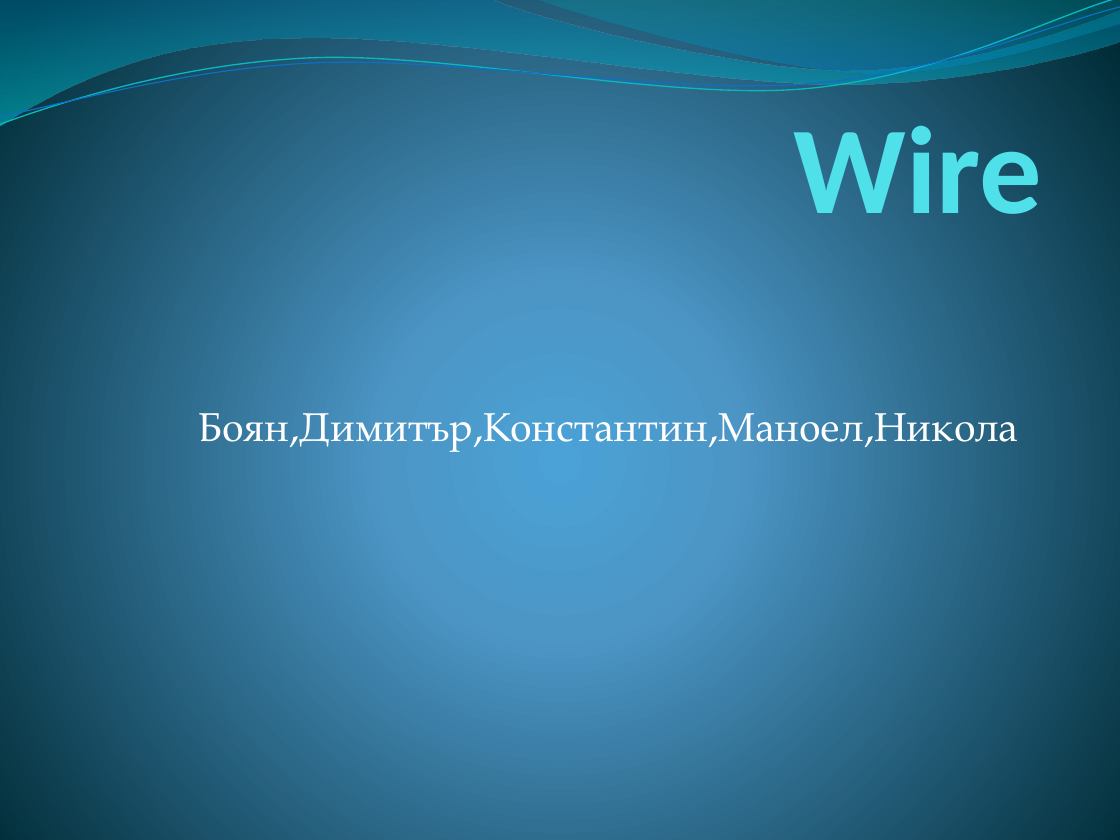
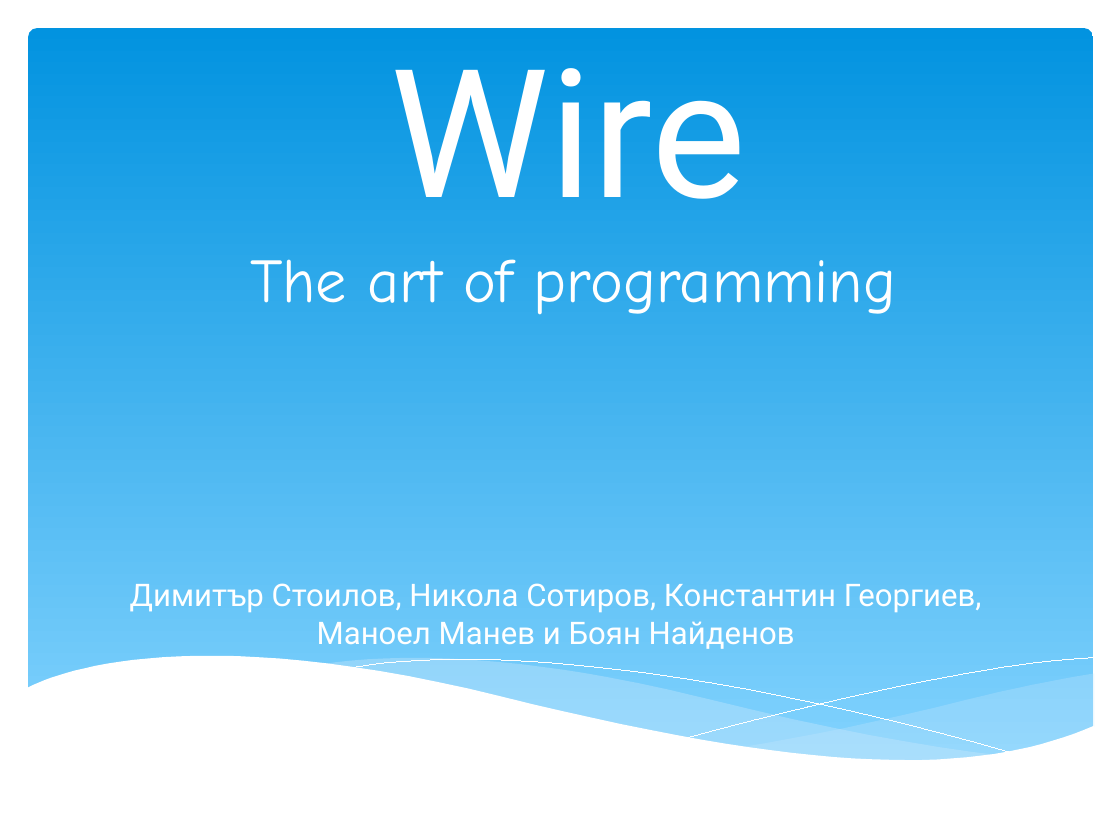
Before and after one commit to NickSot/HackTUES3, a slide deck: slide 1 of Wire.pptx. Drawn at 1120x840 pixels with LibreOffice and Linux fonts; fonts in the diff are those of the drawing. Boxes give left, top, right and bottom in pixels: in the first picture for what was removed or moved away, otherwise in the second. Text is boxed around its words. In the diff, an @@ line names an element or a change of style, - is before the commit and + after.

```diff
--- a/Wire.pptx
+++ b/Wire.pptx
@@ background gradient #4AA0D6 to #4C98C7 to #002C38 to #FFFFFF @@
@@ freeform shape removed at (0,0,1120,127) @@
@@ freeform shape removed at (0,0,1120,131) @@
@@ freeform shape removed at (0,7,1120,125) @@
@@ rounded rectangle added at (28,28,1093,767), fill gradient #0293E0 to #83D3FE @@
@@ freeform shape removed at (536,0,1120,77) @@
@@ title "Wire" at (391,68,747,199): size 80 to 115 pt, font Calibri to Roboto, text colour #51E0EA to #FFFFFF, bold off; alignment right to centre @@
@@ text added at (250,259,896,315), 40 pt, text #FFFFFF @@
+The art of programming
@@ subtitle at (130,583,982,649): text changed; size 26 to 20 pt; font TeX Gyre Pagella to Roboto @@
-Боян,Димитър,Константин,Маноел,Никола
+Димитър Стоилов, Никола Сотиров, Константин Георгиев, Маноел Манев и Боян Найденов
@@ group added at (26,656,1094,820): 5 freeform shapes @@
```
Also in this commit, not shown: 3 other slides changed, 1 slide added, 1 slide removed.
